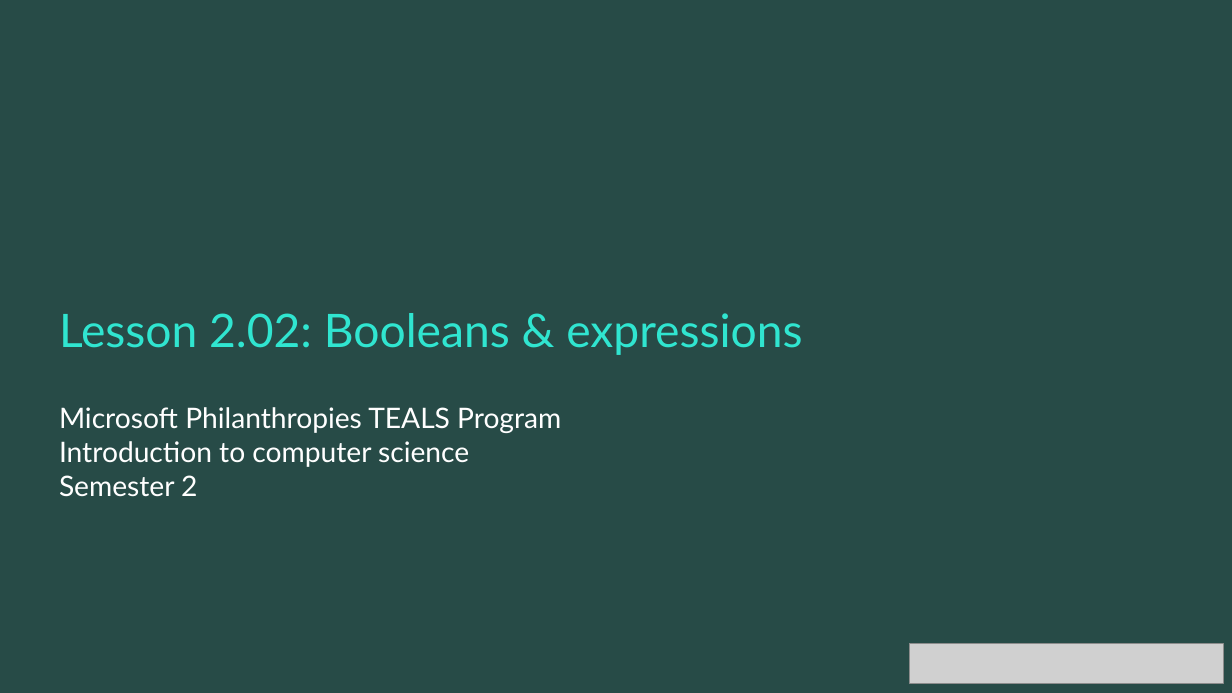
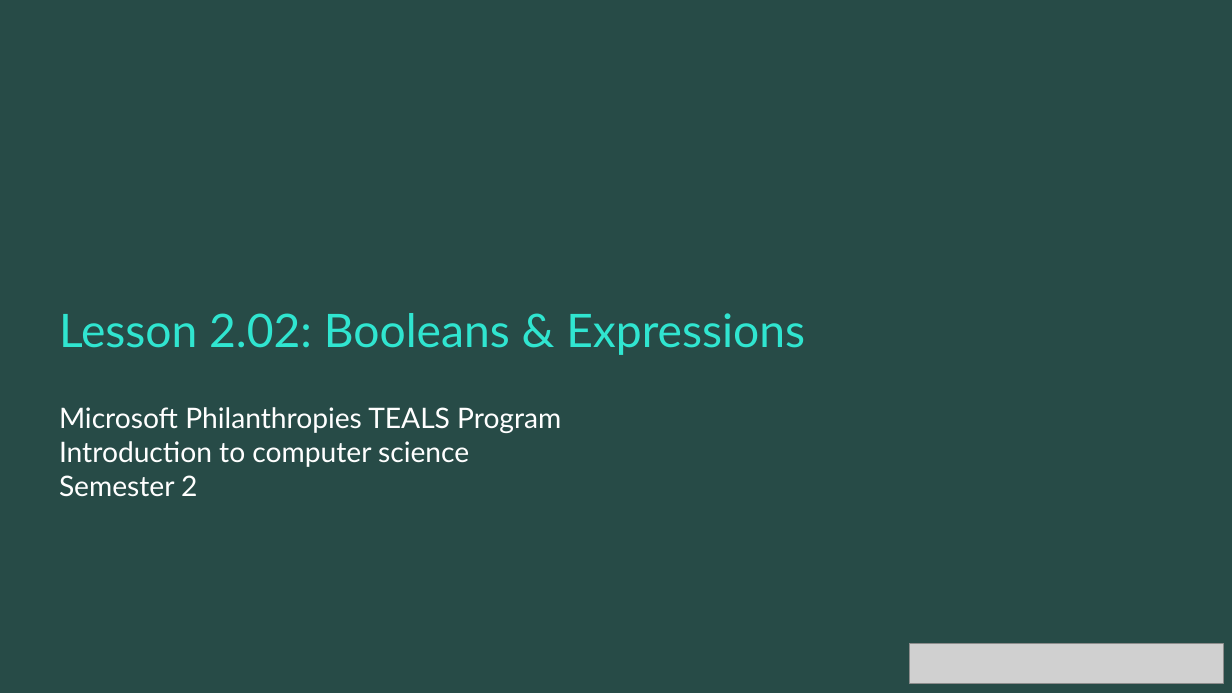
Before and after one commit to TEALSK12/2nd-semester-introduction-to-computer-science, a slide deck: slide 1 of docs/units/2_unit/slidedecks/Intro Python 2.02 TEALS.pptx. Drawn at 1232x693 pixels with LibreOffice and Linux fonts; fonts in the diff are those of the drawing; grey boxes stand for pictures; background and template pictures are left out. Boxes give left, top, right and bottom in pixels: in the first picture for what was removed or moved away, otherwise in the second. Text is boxed around its words. In the diff, an @@ line names an element or a change of style, - is before the commit and + after.

```diff
--- a/docs/units/2_unit/slidedecks/Intro Python 2.02 TEALS.pptx
+++ b/docs/units/2_unit/slidedecks/Intro Python 2.02 TEALS.pptx
@@ title at (x1=59, y1=313, x2=805, y2=355): text changed @@
-Lesson 2.02: Booleans & expressions
+Lesson 2.02: Booleans & Expressions
```
Also in this commit, not shown: 12 other slides changed, 9 other files.
